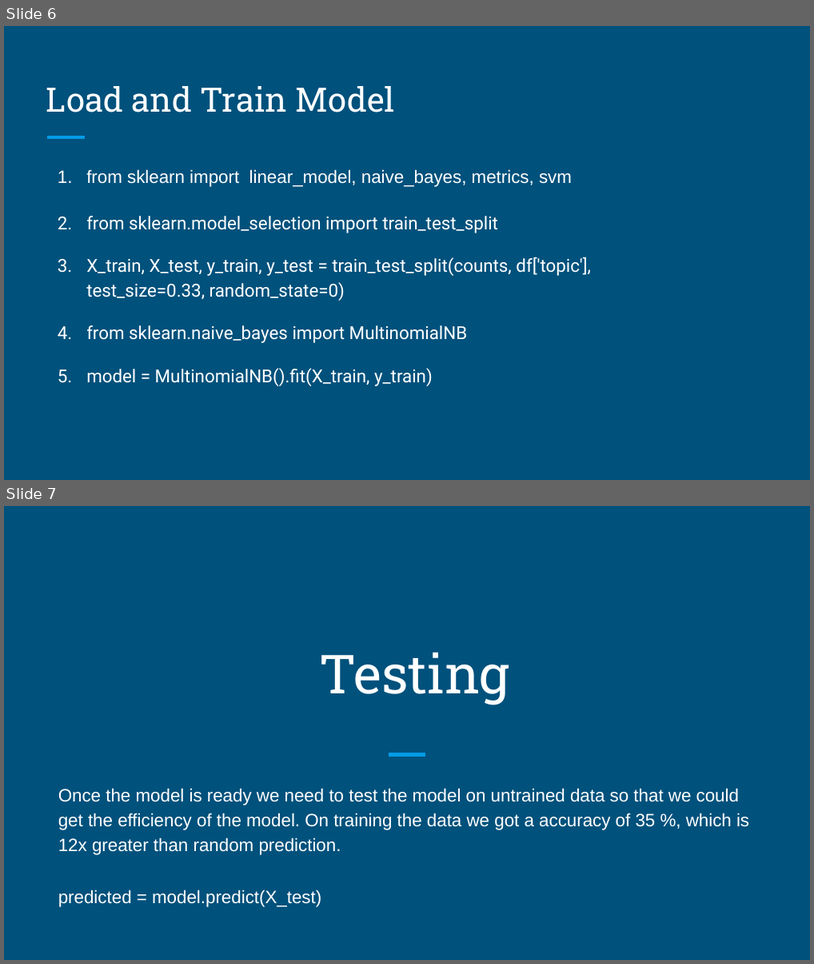
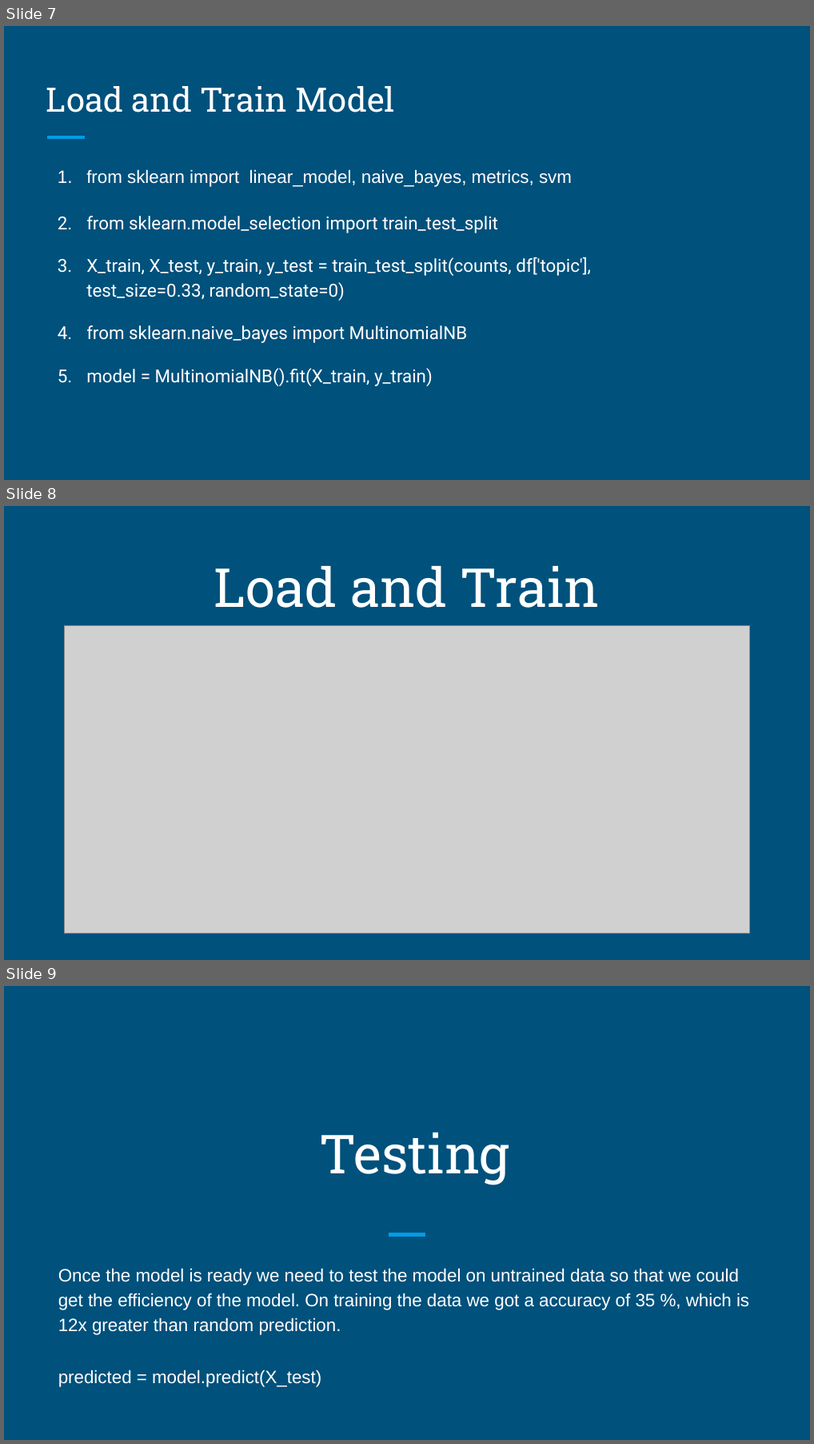
Before and after one commit to SivaK18/Semantic-Analysis, a slide deck: display.pptx. Shown one above the other, each under a label of ours: slides 6 and 7 before the commit, slides 7, 8 and 9 after it. The pictures are 814x964 and 814x1444 pixels, drawn with LibreOffice and Linux fonts; fonts in the diff are those of the drawing; grey boxes stand for pictures. Boxes give left, top, right and bottom in pixels: in the first picture for what was removed or moved away, otherwise in the second. Text is boxed around its words. In the diff, an @@ line names an element or a change of style, - is before the commit and + after.

```diff
--- a/display.pptx
+++ b/display.pptx
@@ slide 8 added at box(4, 506, 810, 960), background #00517C @@
@@ title added at box(214, 565, 600, 608), 48 pt, text #FFFFFF @@
+Load and Train
@@ picture added at box(65, 625, 750, 932) @@
@@ what was slide 6 is now slide 7 @@
@@ what was slide 7 is now slide 9 @@
```
Also in this commit, not shown: 3 slides changed, 5 other slides added, 2 slides removed, 3 other files.
